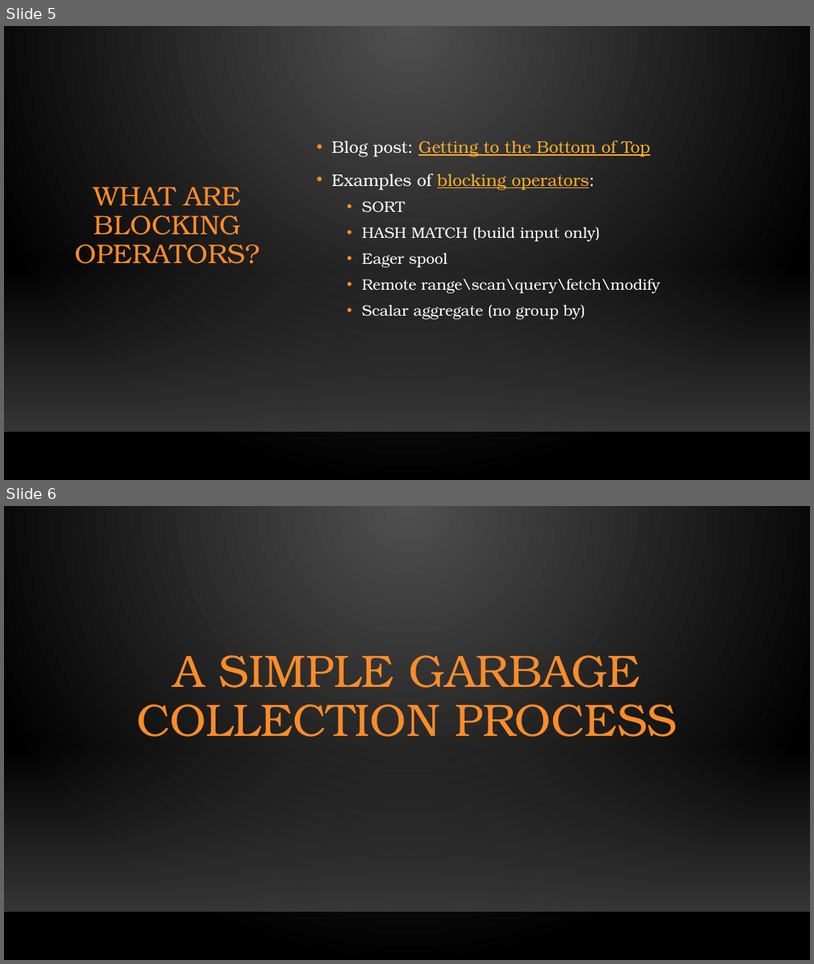
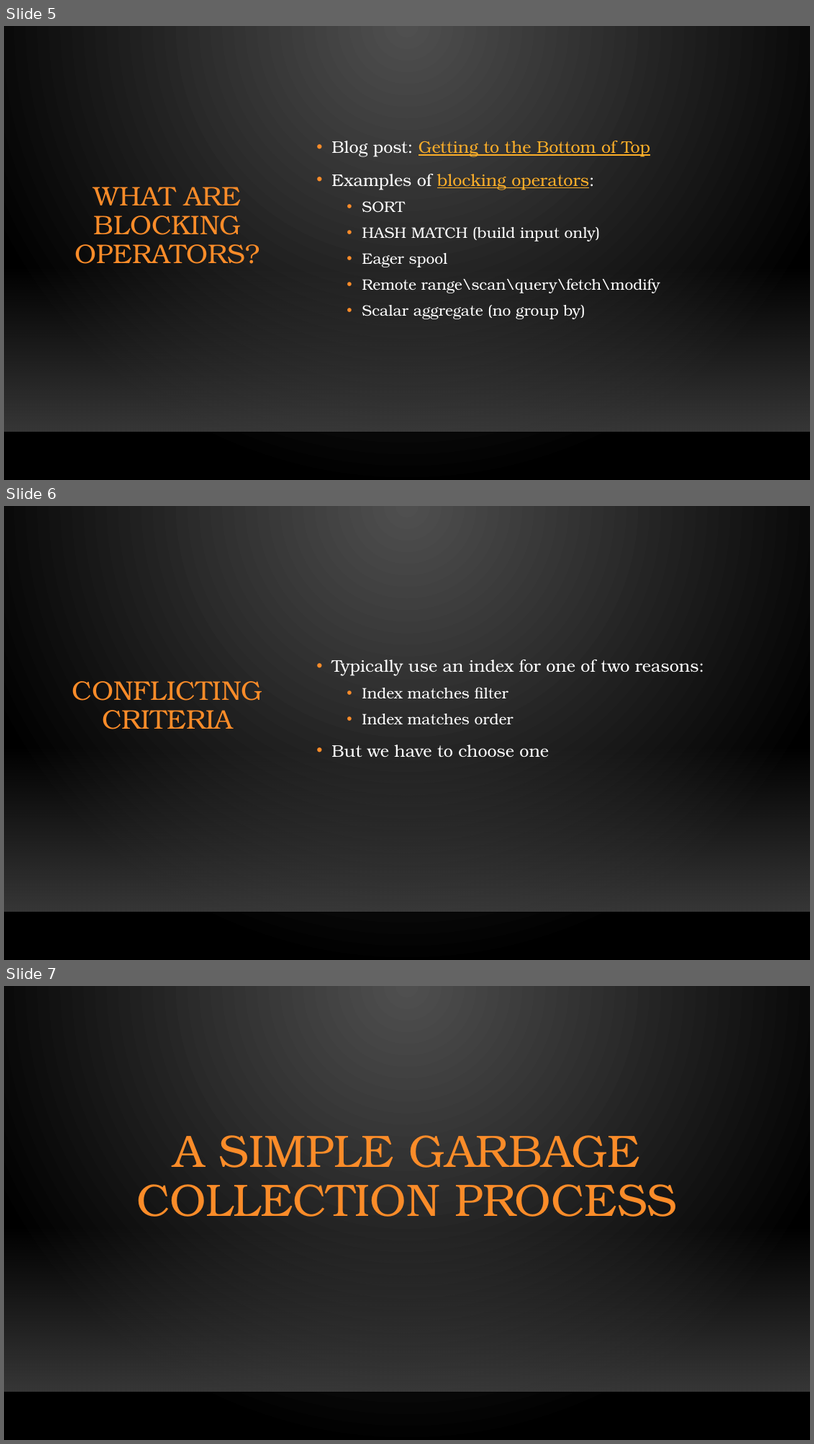
Before and after one commit to sqljared/One-Bite-at-a-Time, a slide deck: One Bite at a Time.pptx. Shown one above the other, each under a label of ours: slides 5 and 6 before the commit, slides 5, 6 and 7 after it. The pictures are 814x964 and 814x1444 pixels, drawn with LibreOffice and Linux fonts; fonts in the diff are those of the drawing; background and template pictures are left out. Boxes give left, top, right and bottom in pixels: in the first picture for what was removed or moved away, otherwise in the second. Text is boxed around its words. In the diff, an @@ line names an element or a change of style, - is before the commit and + after.

```diff
--- a/One Bite at a Time.pptx
+++ b/One Bite at a Time.pptx
@@ slide 6 added at <box>4,506,810,960</box>, background gradient #505050 to #000000; not listed: 2 template elements that a slide beside it also shows @@
@@ text added at <box>332,659,705,757</box>, 20 pt, text #FFFFFF @@
+• Typically use an index for one of two reasons:
+  • Index matches filter
+  • Index matches order
+• But we have to choose one
@@ title added at <box>72,681,262,729</box>, 32 pt, text #FB8C29 @@
+CONFLICTING CRITERIA
@@ what was slide 6 is now slide 7 @@
```
Also in this commit, not shown: 1 slide changed, 5 other files.
